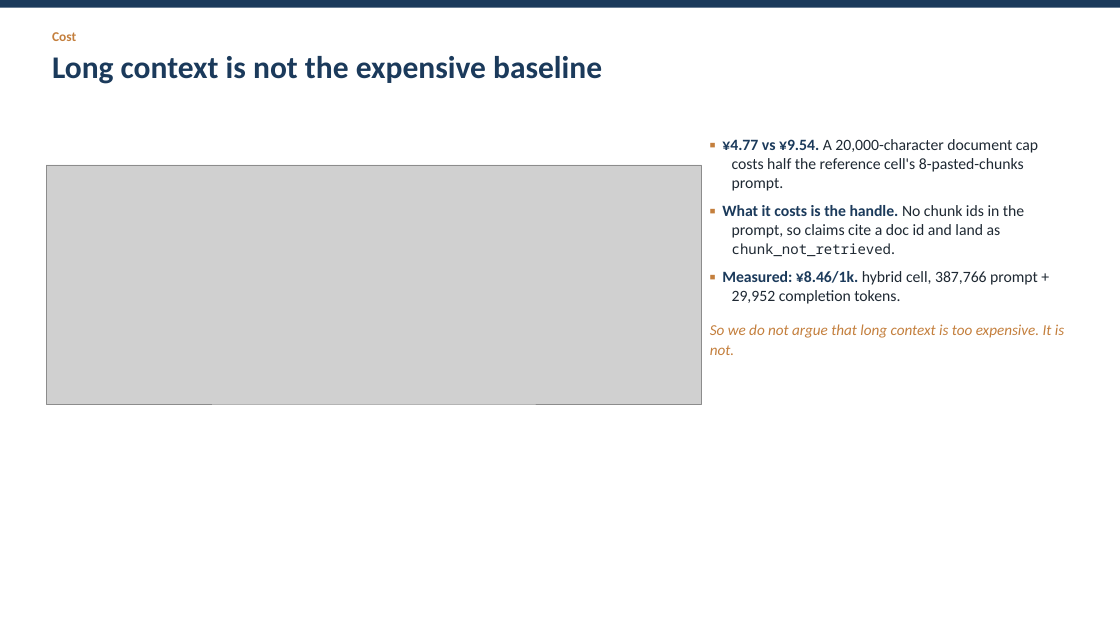
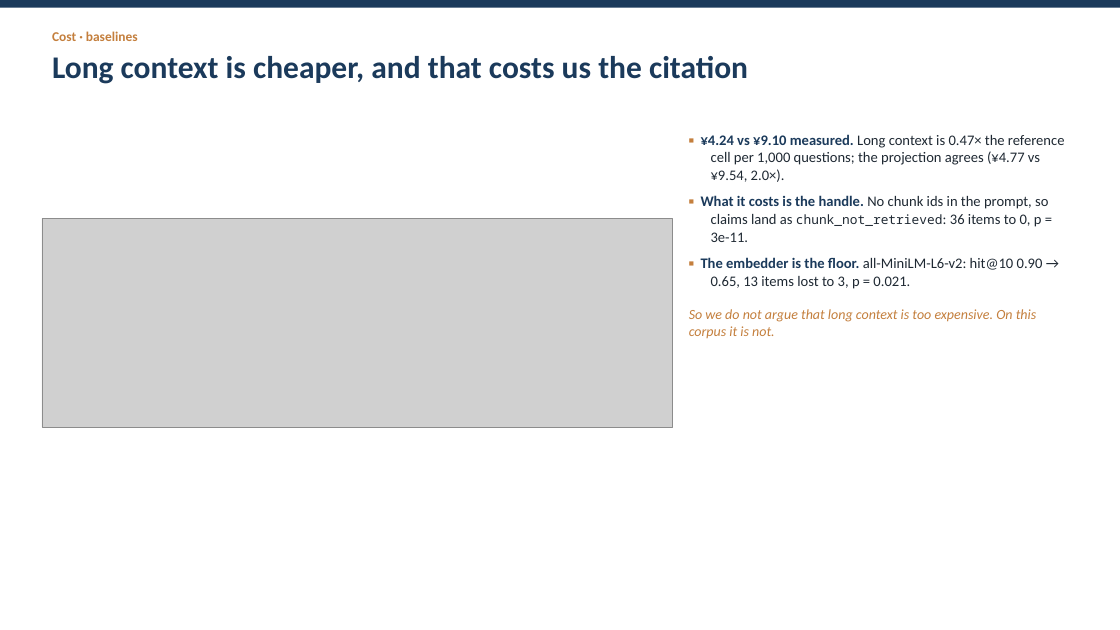
Before and after one commit to JHB11Hinson/cs5481-topic5-rag, a slide deck: slide 12 of reports/slides.pptx (slide 11 before the commit). Drawn at 1120x630 pixels with LibreOffice and Linux fonts; fonts in the diff are those of the drawing; grey boxes stand for pictures. Boxes give left, top, right and bottom in pixels: in the first picture for what was removed or moved away, otherwise in the second. Text is boxed around its words. In the diff, an @@ line names an element or a change of style, - is before the commit and + after.

Commit message:
report(ticket 17): final numbers pass — eighteen cells, chunking, correctness, corrected costs

```diff
--- a/reports/slides.pptx
+++ b/reports/slides.pptx
@@ text at box(52, 31, 748, 84): text changed @@
-Cost
-Long context is not the expensive baseline
+Cost · baselines
+Long context is cheaper, and that costs us the citation
@@ text at box(689, 134, 1065, 338): text changed; size 13.5 to 12.5 pt @@
-▪ ¥4.77 vs ¥9.54. A 20,000-character document cap costs half the reference cell's 8-pasted-chunks prompt.
-▪ What it costs is the handle. No chunk ids in the prompt, so claims cite a doc id and land as chunk_not_retrieved.
-▪ Measured: ¥8.46/1k. hybrid cell, 387,766 prompt + 29,952 completion tokens.
-So we do not argue that long context is too expensive. It is not.
+▪ ¥4.24 vs ¥9.10 measured. Long context is 0.47× the reference cell per 1,000 questions; the projection agrees (¥4.77 vs ¥9.54, 2.0×).
+▪ What it costs is the handle. No chunk ids in the prompt, so claims land as chunk_not_retrieved: 36 items to 0, p = 3e-11.
+▪ The embedder is the floor. all-MiniLM-L6-v2: hit@10 0.90 → 0.65, 13 items lost to 3, p = 0.021.
+So we do not argue that long context is too expensive. On this corpus it is not.
@@ picture: place and size @@
-picture at box(46, 165, 702, 404)
+picture at box(42, 218, 672, 427)
```
Also in this commit, not shown: 8 other slides changed, 4 slides added, 3 slides removed, 16 other files.
